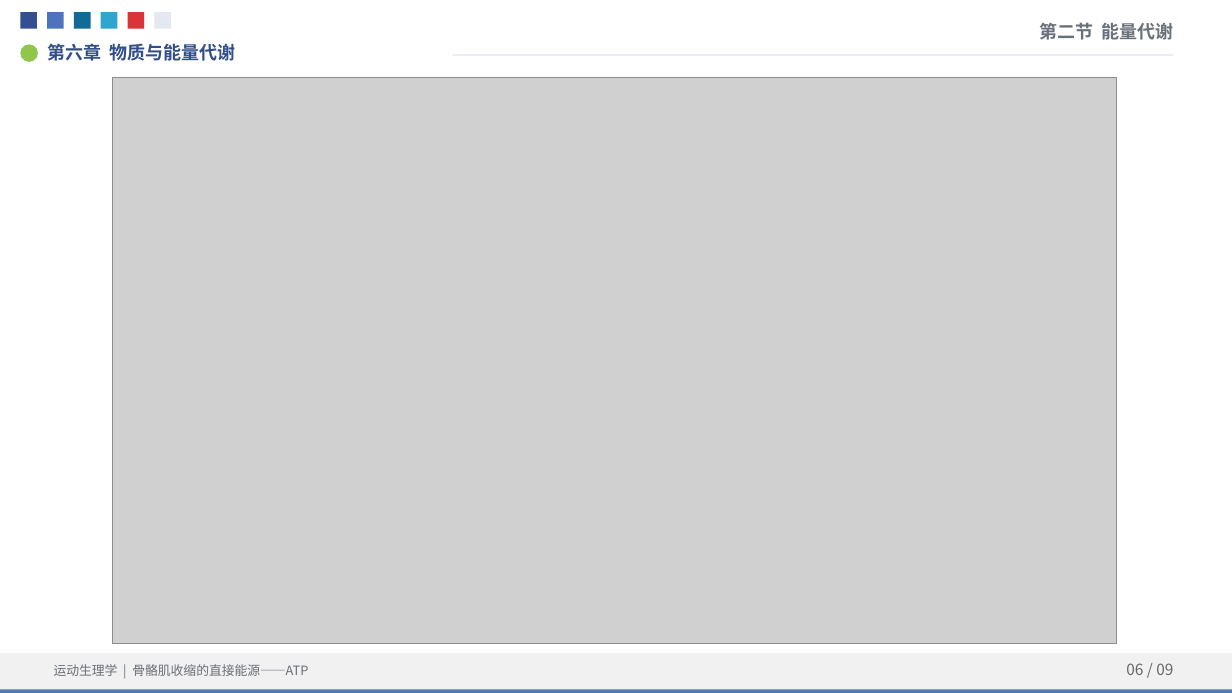
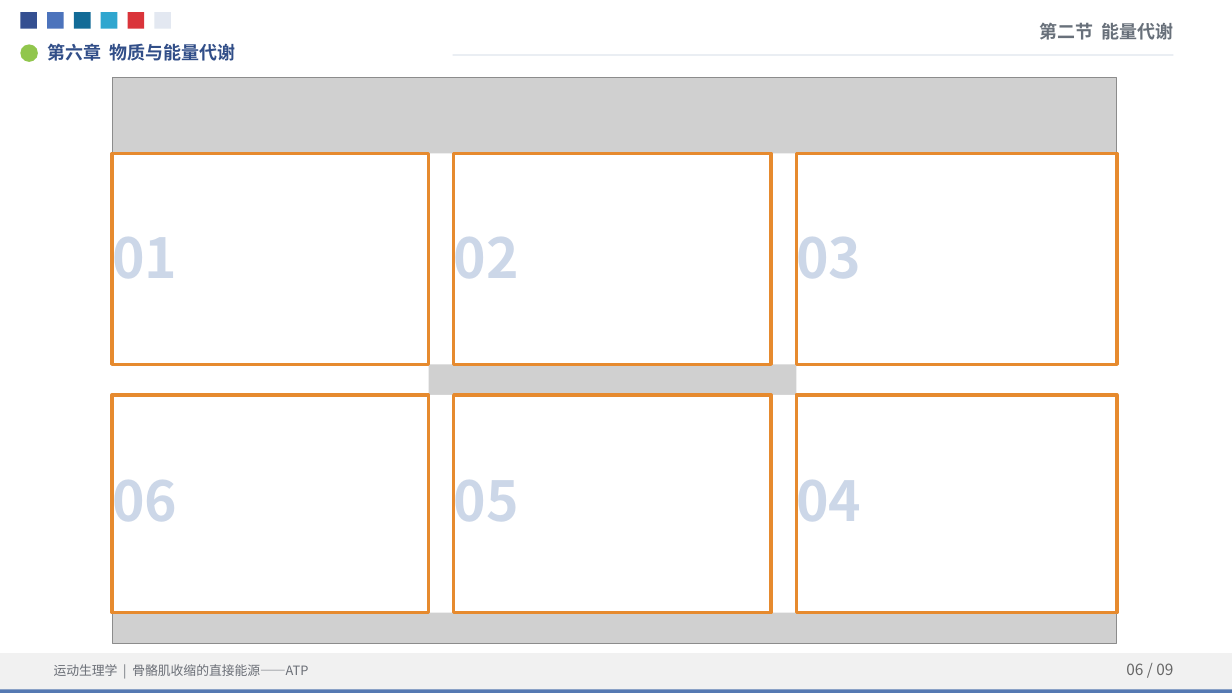
Before and after one commit to TaoXyjammy/ATPLecture, a slide deck: slide 6 of ATP_Lecture_UCI_Reference.pptx. Drawn at 1232x693 pixels with LibreOffice and Linux fonts; fonts in the diff are those of the drawing; grey boxes stand for pictures. Boxes give left, top, right and bottom in pixels: in the first picture for what was removed or moved away, otherwise in the second. Text is boxed around its words. In the diff, an @@ line names an element or a change of style, - is before the commit and + after.

```diff
--- a/ATP_Lecture_UCI_Reference.pptx
+++ b/ATP_Lecture_UCI_Reference.pptx
@@ rectangle added at (112,153,429,364), fill #FFFFFF, outline #E7ECF3 0.75 pt @@
@@ rectangle added at (112,153,429,364), outline #E68A2E 2.7 pt @@
@@ rectangle added at (429,153,454,364), fill #FFFFFF @@
@@ rectangle added at (454,153,772,364), fill #FFFFFF, outline #E7ECF3 0.75 pt @@
@@ rectangle added at (454,153,772,364), outline #E68A2E 2.7 pt @@
@@ rectangle added at (772,153,797,364), fill #FFFFFF @@
@@ rectangle added at (797,153,1117,364), fill #FFFFFF, outline #E7ECF3 0.75 pt @@
@@ rectangle added at (797,153,1117,364), outline #E68A2E 2.7 pt @@
@@ text added at (112,222,177,292), 43 pt, text #CCD7E8, bold @@
+01
@@ text added at (454,222,519,292), 43 pt, text #CCD7E8, bold @@
+02
@@ text added at (796,222,861,292), 43 pt, text #CCD7E8, bold @@
+03
@@ rectangle added at (112,364,429,395), fill #FFFFFF @@
@@ rectangle added at (797,364,1117,395), fill #FFFFFF @@
@@ rectangle added at (112,395,429,613), fill #FFFFFF, outline #E7ECF3 0.75 pt @@
@@ rectangle added at (112,395,429,613), outline #E68A2E 2.7 pt @@
@@ rectangle added at (429,395,454,613), fill #FFFFFF @@
@@ rectangle added at (454,395,772,613), fill #FFFFFF, outline #E7ECF3 0.75 pt @@
@@ rectangle added at (454,395,772,613), outline #E68A2E 2.7 pt @@
@@ rectangle added at (772,395,797,613), fill #FFFFFF @@
@@ rectangle added at (797,395,1117,613), fill #FFFFFF, outline #E7ECF3 0.75 pt @@
@@ rectangle added at (797,395,1117,613), outline #E68A2E 2.7 pt @@
@@ text added at (112,466,177,536), 43 pt, text #CCD7E8, bold @@
+06
@@ text added at (454,466,519,536), 43 pt, text #CCD7E8, bold @@
+05
@@ text added at (796,466,861,536), 43 pt, text #CCD7E8, bold @@
+04
```
Also in this commit, not shown: 1 other slide changed, 6 other files.
